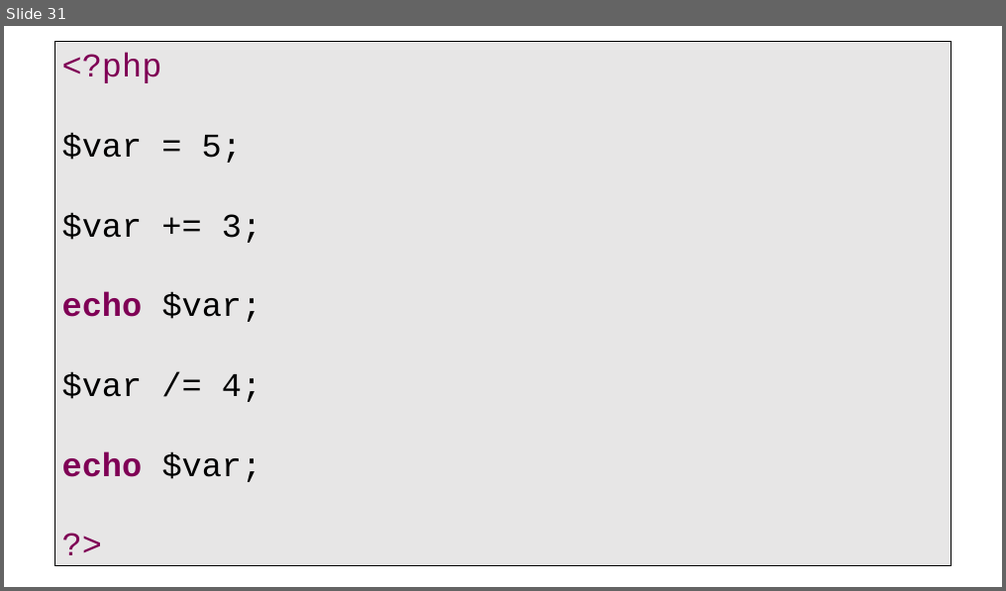
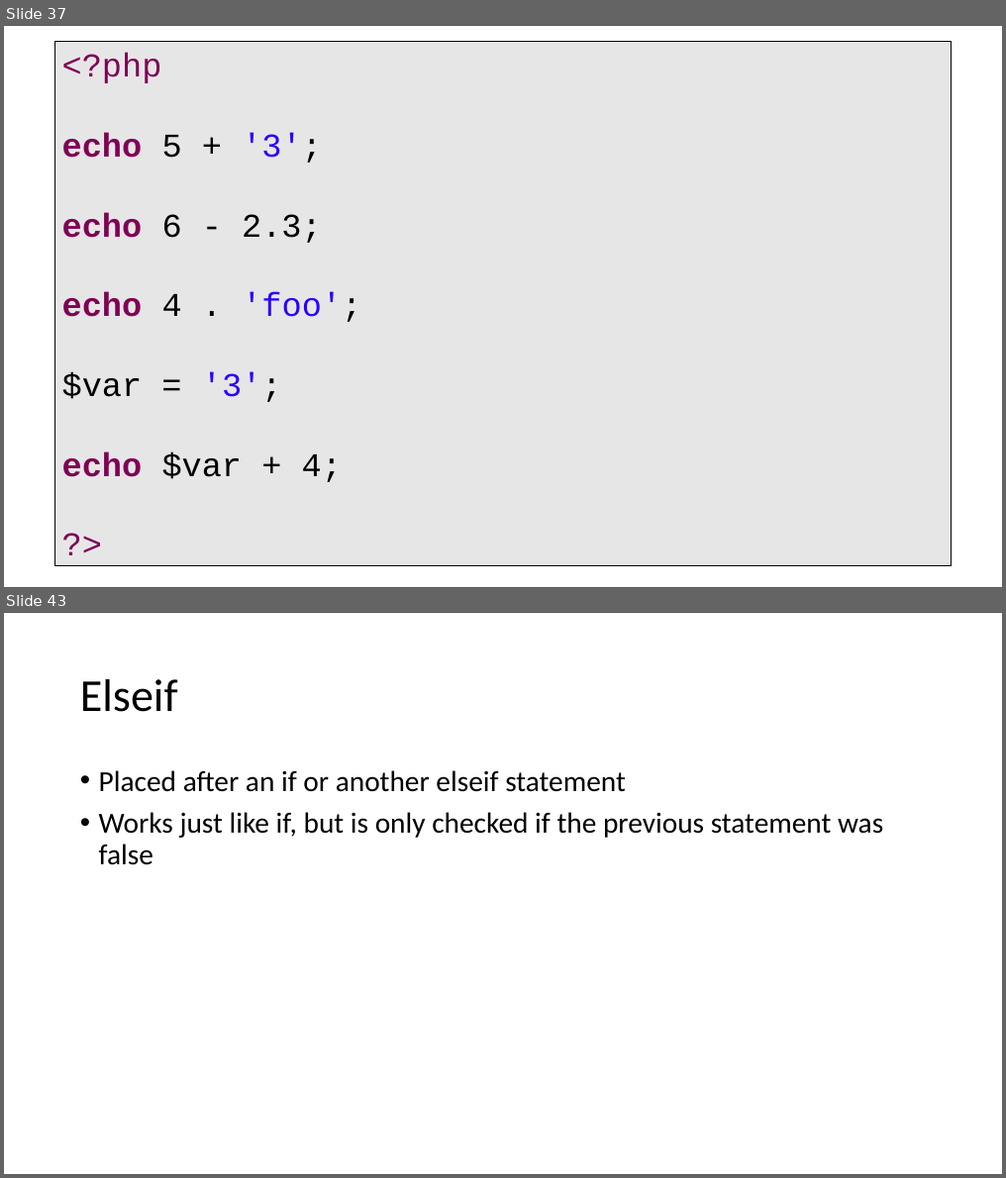
Before and after one commit to PHPEmbark/curriculum, a slide deck: course/1 - Basic Programming/Basics Of Programming.pptx. Shown one above the other, each under a label of ours: slide 31 before the commit, slides 37 and 43 after it; the slides between them are not shown. The pictures are 1006x591 and 1006x1178 pixels, drawn with LibreOffice and Linux fonts; fonts in the diff are those of the drawing. Boxes give left, top, right and bottom in pixels: in the first picture for what was removed or moved away, otherwise in the second. Text is boxed around its words. In the diff, an @@ line names an element or a change of style, - is before the commit and + after.

```diff
--- a/course/1 - Basic Programming/Basics Of Programming.pptx
+++ b/course/1 - Basic Programming/Basics Of Programming.pptx
@@ slide 43 added at (4,613,1002,1174), background #FFFFFF @@
@@ title added at (80,679,178,712), 44 pt, text #000000 @@
+Elseif
@@ text added at (99,770,883,865), 28 pt, text #000000 @@
+• Placed after an if or another elseif statement
+• Works just like if, but is only checked if the previous statement was false
@@ what was slide 31 is now slide 37 @@
@@ slide 37 changed as well @@
@@ text at (62,132,361,482): text changed @@
-$var = 5;
-$var += 3;
-echo $var;
-$var /= 4;
-echo $var;
+echo 5 + '3';
+echo 6 - 2.3;
+echo 4 . 'foo';
+$var = '3';
+echo $var + 4;
```
Also in this commit, not shown: 1 other slide changed, 11 other slides added, 1 other file.
